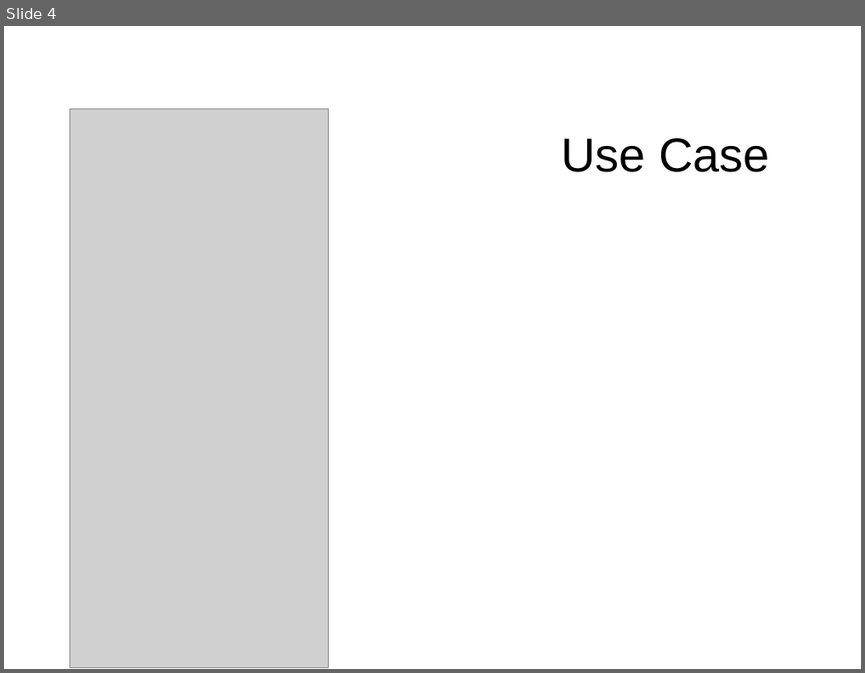
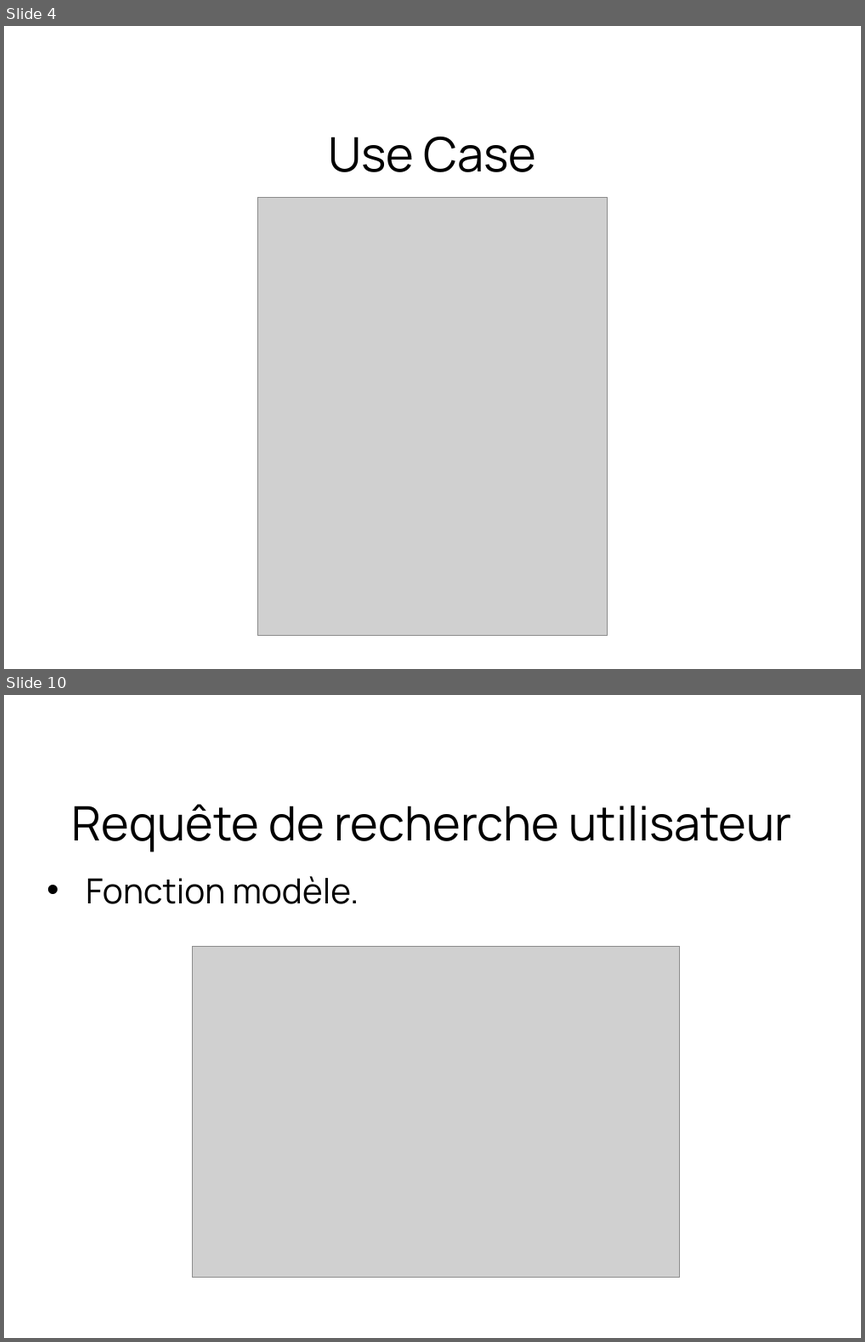
Before and after one commit to Manonrtnt/Rezeed, a slide deck: sql/redeez.odp. Shown one above the other, each under a label of ours: slide 4 before the commit, slides 4 and 10 after it; the slides between them are not shown. The pictures are 865x673 and 865x1342 pixels, drawn with LibreOffice and Linux fonts; fonts in the diff are those of the drawing; grey boxes stand for pictures; background and template pictures are left out. Boxes give left, top, right and bottom in pixels: in the first picture for what was removed or moved away, otherwise in the second. Text is boxed around its words. In the diff, an @@ line names an element or a change of style, - is before the commit and + after.

```diff
--- a/sql/redeez.odp
+++ b/sql/redeez.odp
@@ slide 10 added at (4,695,861,1338), background #FFFFFF @@
@@ title added at (72,804,792,852), 44 pt, text #000000 @@
+Requête de recherche utilisateur
@@ text added at (86,876,359,904), 32 pt, text #000000 @@
+• Fonction modèle.
@@ picture added at (192,946,680,1277) @@
@@ slide 4 changed as well @@
@@ title "Use Case" at (328,136,536,172): font Arial to Manrope @@
@@ picture: place and size @@
-picture at (70,108,328,668)
+picture at (257,197,608,635)
```
Also in this commit, not shown: 2 other slides changed, 10 other slides added, 1 slide removed, 13 other files.
